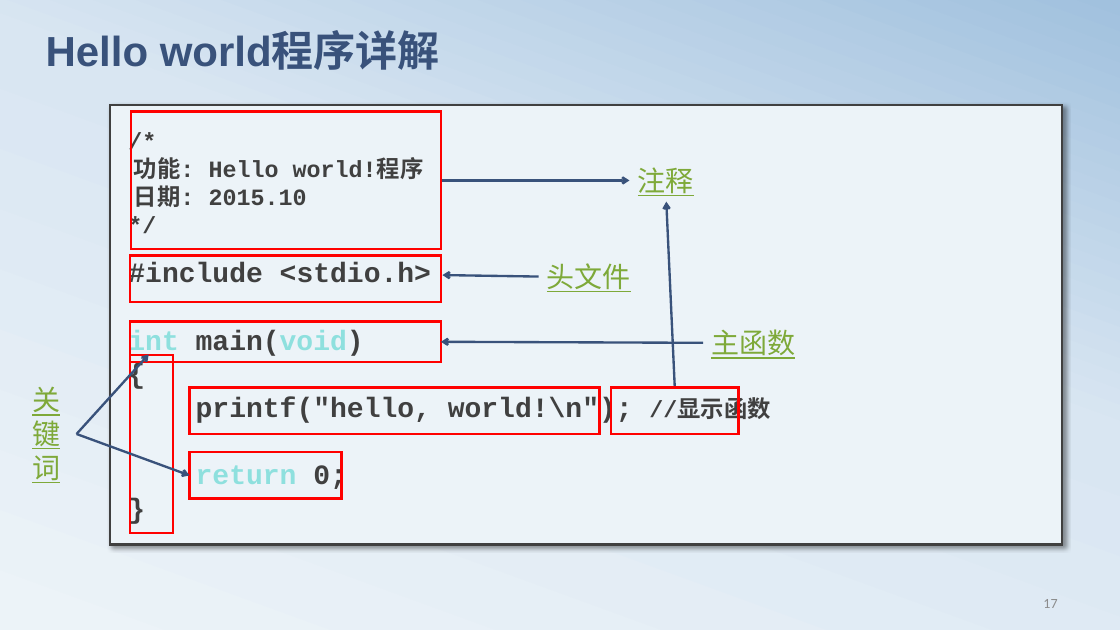
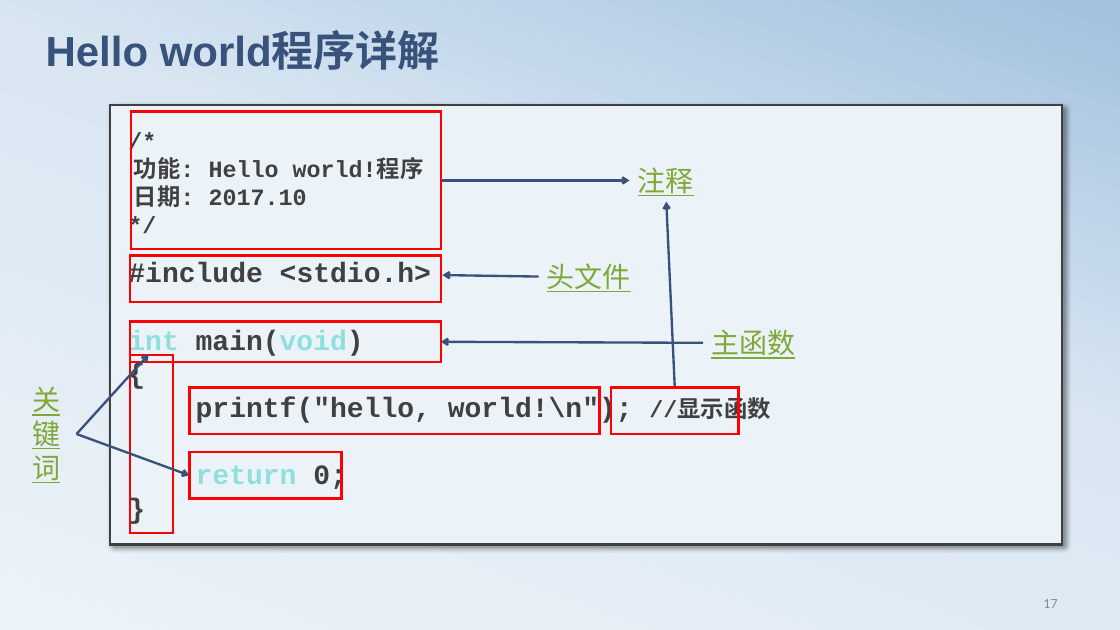
Before and after one commit to edu2act/course-C, a slide deck: slide 18 of materials/slides/chapt01.pptx. Drawn at 1120x630 pixels with LibreOffice and Linux fonts; fonts in the diff are those of the drawing. Boxes give left, top, right and bottom in pixels: in the first picture for what was removed or moved away, otherwise in the second. Text is boxed around its words. In the diff, an @@ line names an element or a change of style, - is before the commit and + after.

```diff
--- a/materials/slides/chapt01.pptx
+++ b/materials/slides/chapt01.pptx
@@ text in rectangle at box(134, 185, 307, 207): text changed @@
-日期: 2015.10
+日期: 2017.10
```
Also in this commit, not shown: 9 other slides changed, 3 other files.
